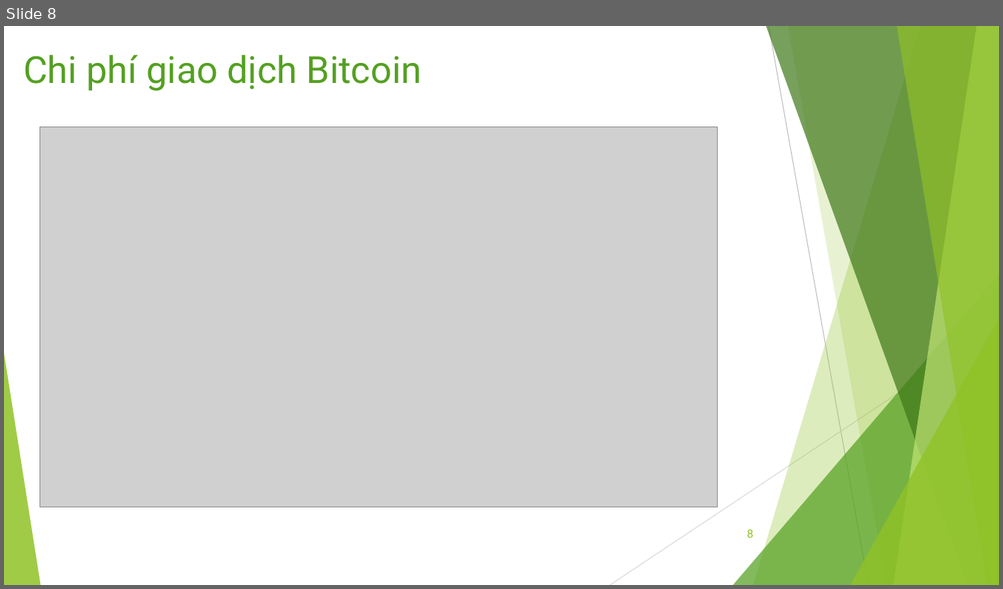
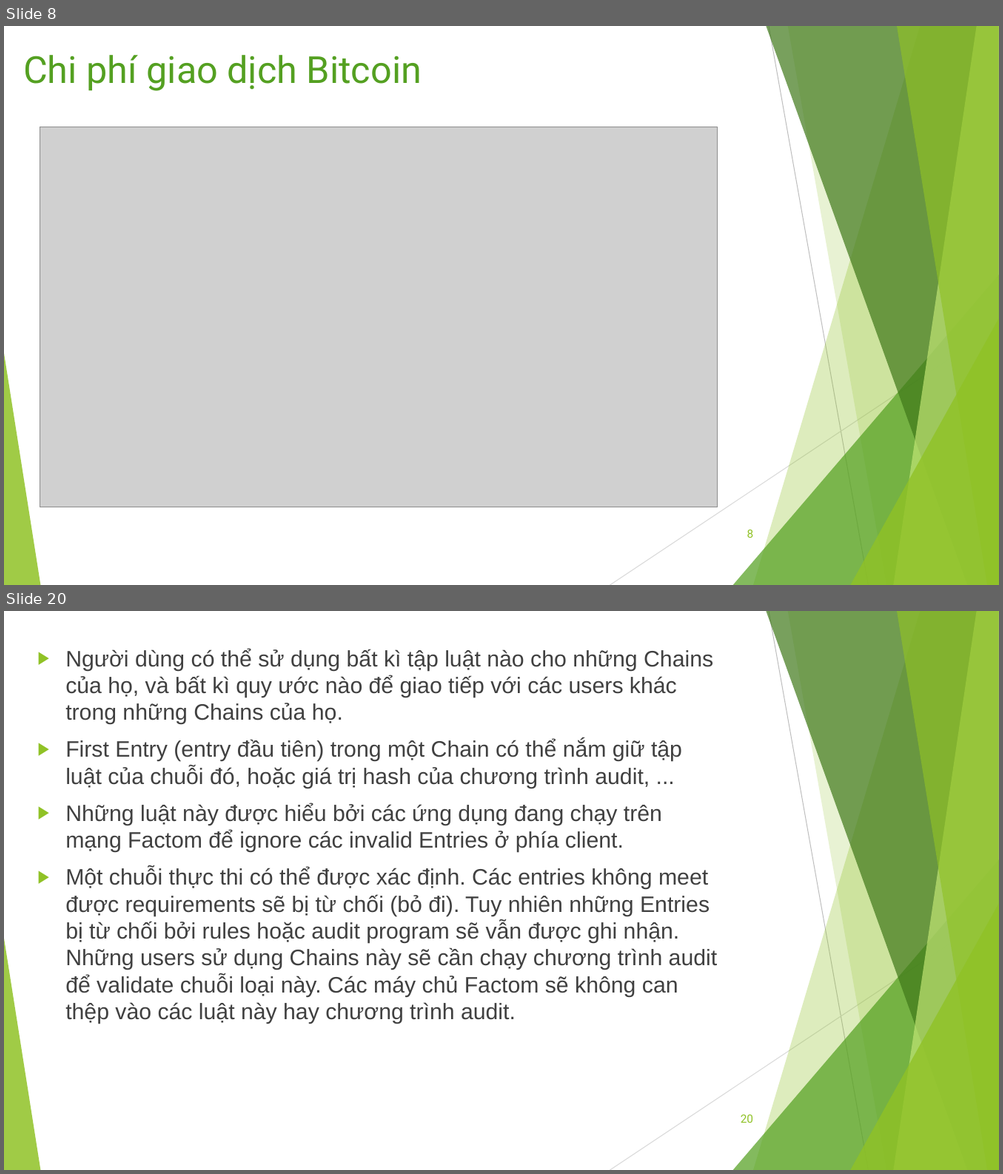
Before and after one commit to bku-blockchain/factom-research, a slide deck: docs/factom.pptx. Shown one above the other, each under a label of ours: slide 8 before the commit, slides 8 and 20 after it; the slides between them are not shown. The pictures are 1003x589 and 1003x1174 pixels, drawn with LibreOffice and Linux fonts; fonts in the diff are those of the drawing; grey boxes stand for pictures. Boxes give left, top, right and bottom in pixels: in the first picture for what was removed or moved away, otherwise in the second. Text is boxed around its words. In the diff, an @@ line names an element or a change of style, - is before the commit and + after.

```diff
--- a/docs/factom.pptx
+++ b/docs/factom.pptx
@@ slide 20 added at (4, 611, 999, 1170), background #FFFFFF; not listed: 10 template elements that a slide beside it also shows @@
@@ text added at (65, 649, 717, 1024), 21.6 pt, text #404040 @@
+▶ Người dùng có thể sử dụng bất kì tập luật nào cho những Chains của họ, và bất kì quy ước nào để giao tiếp với các users khác trong những Chains của họ.
+▶ First Entry (entry đầu tiên) trong một Chain có thể nắm giữ tập luật của chuỗi đó, hoặc giá trị hash của chương trình audit, ...
+▶ Những luật này được hiểu bởi các ứng dụng đang chạy trên mạng Factom để ignore các invalid Entries ở phía client.
+▶ Một chuỗi thực thi có thể được xác định. Các entries không meet được requirements sẽ bị từ chối (bỏ đi). Tuy nhiên những Entries bị từ chối bởi rules hoặc audit program sẽ vẫn được ghi nhận. Những users sử dụng Chains này sẽ cần chạy chương trình audit để validate chuỗi loại này. Các máy chủ Factom sẽ không can thệp vào các luật này hay chương trình audit.
@@ page number added at (740, 1115, 753, 1123), 11 pt, text #90C226 @@
+20
```
Also in this commit, not shown: 15 slides changed, 16 other slides added, 2 other files.
